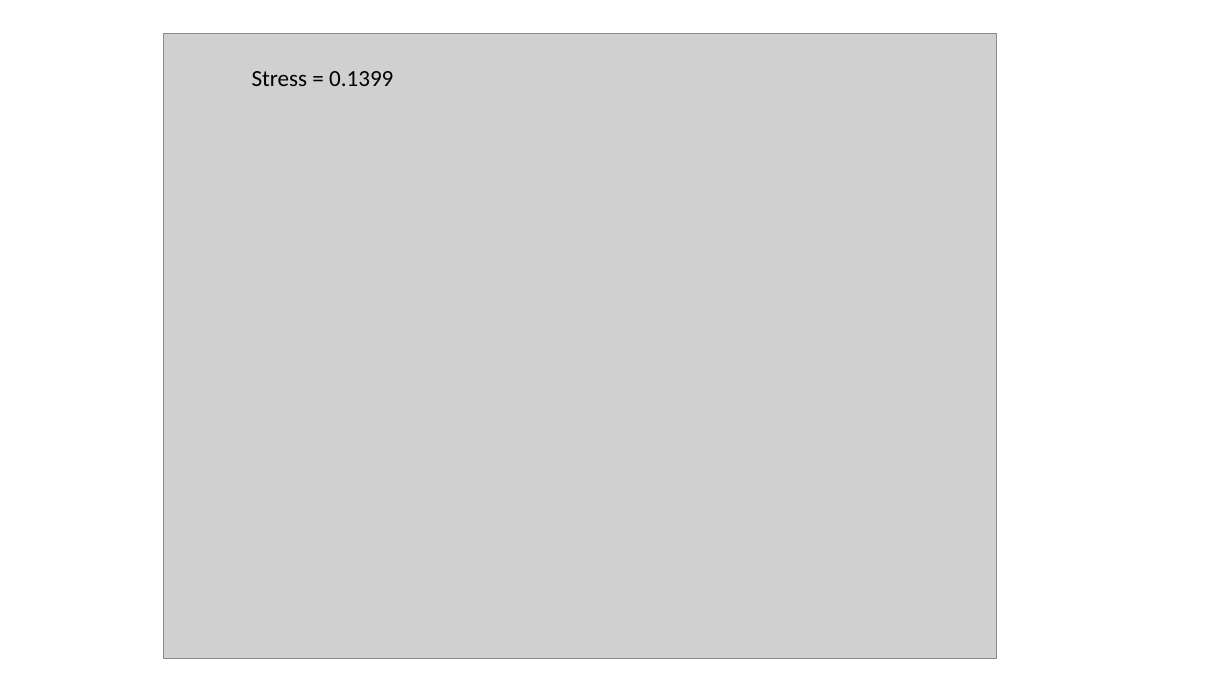
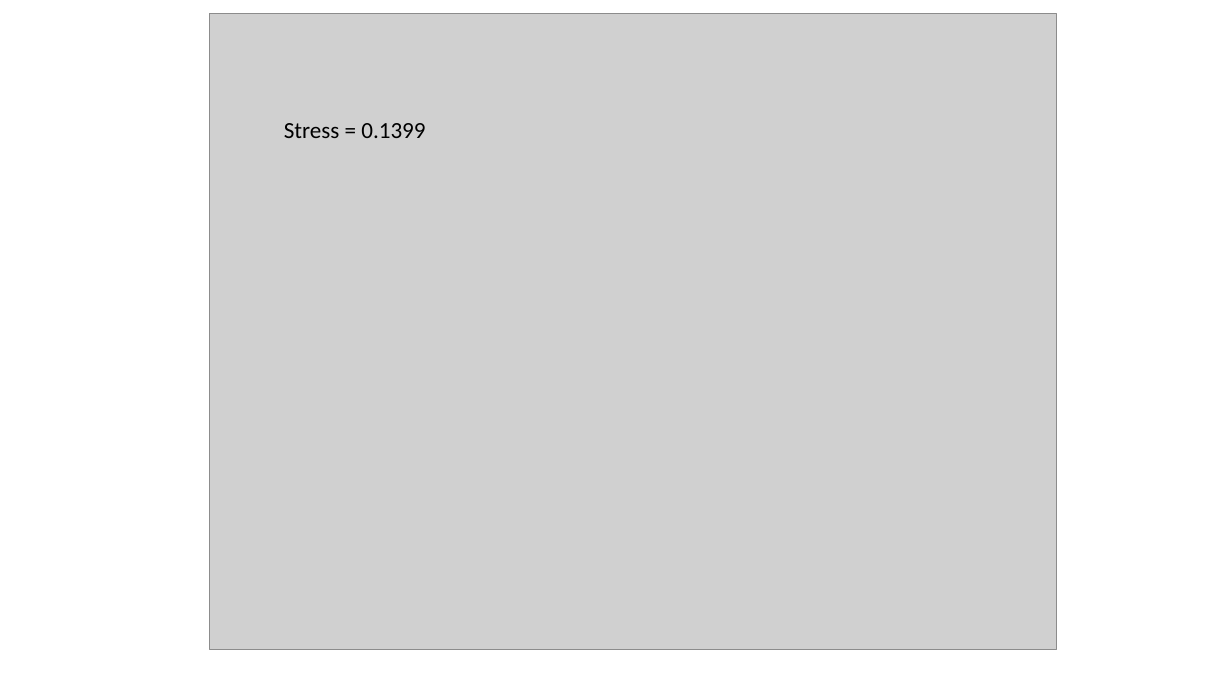
Before and after one commit to Nosa-Osawe/Ticks, a slide deck: slide 2 of Notes & Figures/Figures.pptx. Drawn at 1232x693 pixels with LibreOffice and Linux fonts; fonts in the diff are those of the drawing; grey boxes stand for pictures. Boxes give left, top, right and bottom in pixels: in the first picture for what was removed or moved away, otherwise in the second. Text is boxed around its words. In the diff, an @@ line names an element or a change of style, - is before the commit and + after.

```diff
--- a/Notes & Figures/Figures.pptx
+++ b/Notes & Figures/Figures.pptx
@@ picture: place and size @@
-picture at (164, 33, 997, 658)
+picture at (210, 14, 1056, 649)
@@ text "Stress = 0.1399": place and size @@
-text "Stress = 0.1399" at (252, 71, 393, 86)
+text "Stress = 0.1399" at (284, 123, 425, 138)
```
Also in this commit, not shown: 1 other slide changed, 16 other files.
